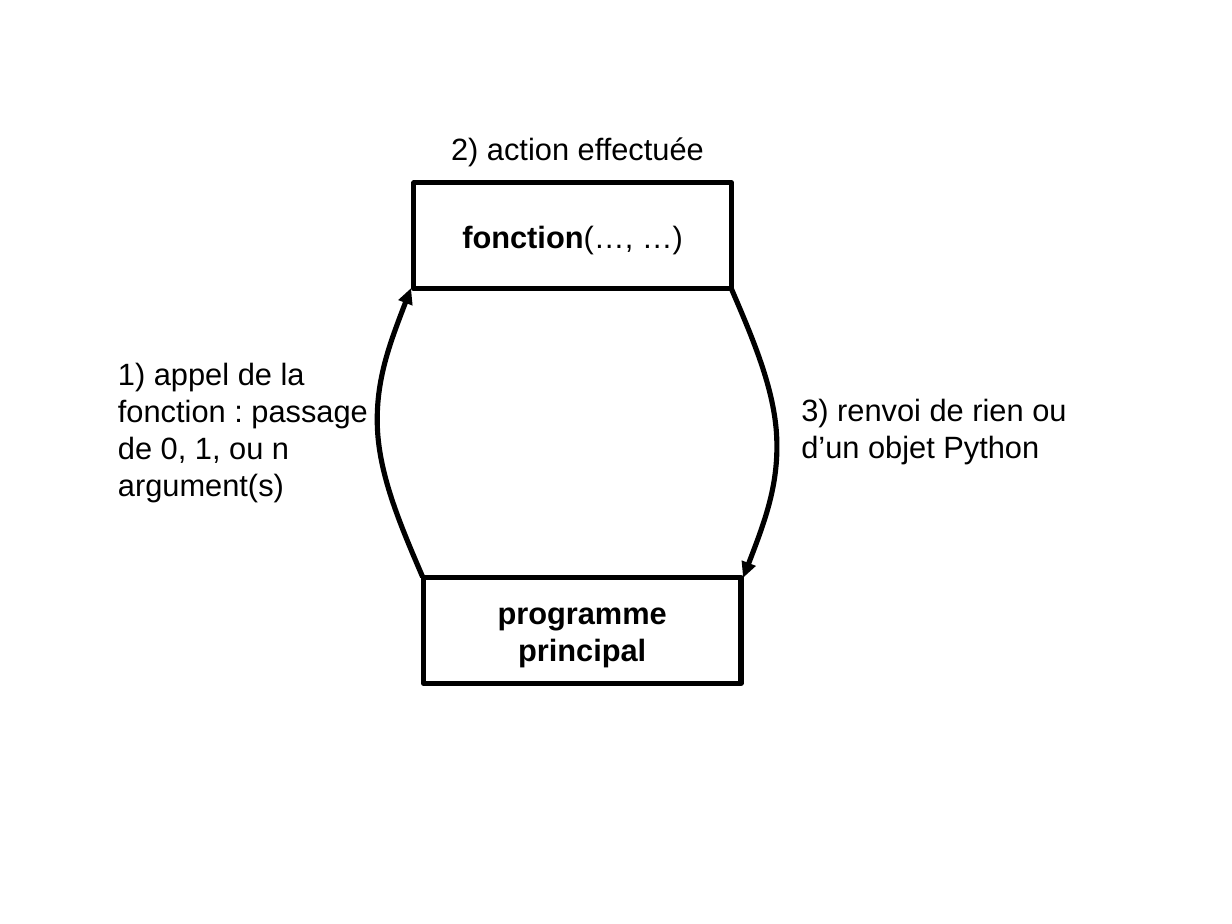
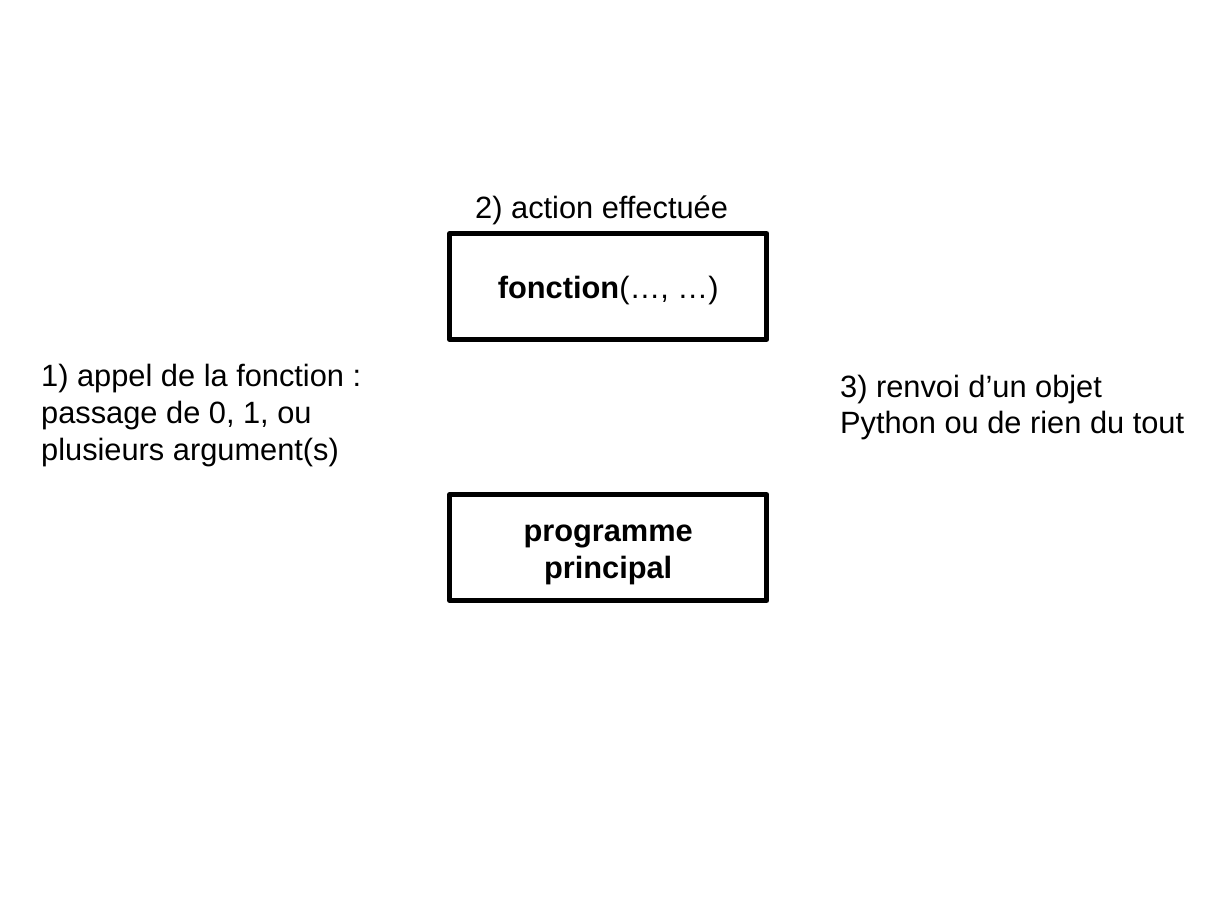
Before and after one commit to bioinfo-prog/cours-python, a slide deck: slide 1 of img/schema_fonction.pptx. Drawn at 1232x924 pixels with LibreOffice and Linux fonts; fonts in the diff are those of the drawing. Boxes give left, top, right and bottom in pixels: in the first picture for what was removed or moved away, otherwise in the second. Text is boxed around its words. In the diff, an @@ line names an element or a change of style, - is before the commit and + after.

```diff
--- a/img/schema_fonction.pptx
+++ b/img/schema_fonction.pptx
@@ text "2) action effectuée": place and size @@
-text "2) action effectuée" at <box>451,137,704,165</box>
+text "2) action effectuée" at <box>475,195,728,224</box>
@@ rectangle "fonction(…, …)": place and size @@
-rectangle "fonction(…, …)" at <box>414,182,732,288</box>
+rectangle "fonction(…, …)" at <box>450,234,768,340</box>
@@ freeform shape removed at <box>376,288,423,577</box> @@
@@ freeform shape removed at <box>732,290,779,578</box> @@
@@ text at <box>41,363,344,465</box>: text changed @@
-1) appel de la fonction : passage de 0, 1, ou n argument(s)
+1) appel de la fonction :
+passage de 0, 1, ou plusieurs argument(s)
@@ text at <box>840,374,1184,439</box>: text changed @@
-3) renvoi de rien ou d’un objet Python
+3) renvoi d’un objet Python ou de rien du tout
@@ rectangle "programme principal": place and size @@
-rectangle "programme principal" at <box>424,578,742,684</box>
+rectangle "programme principal" at <box>450,495,768,601</box>
```
Also in this commit, not shown: 2 other files.
